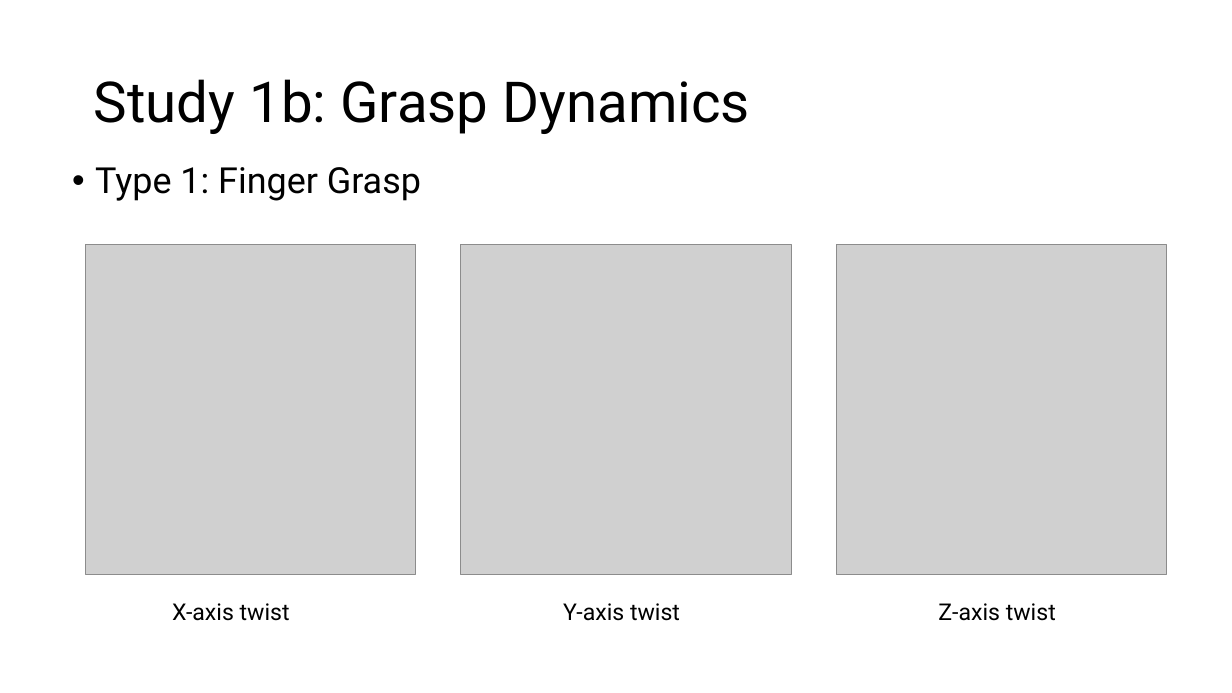
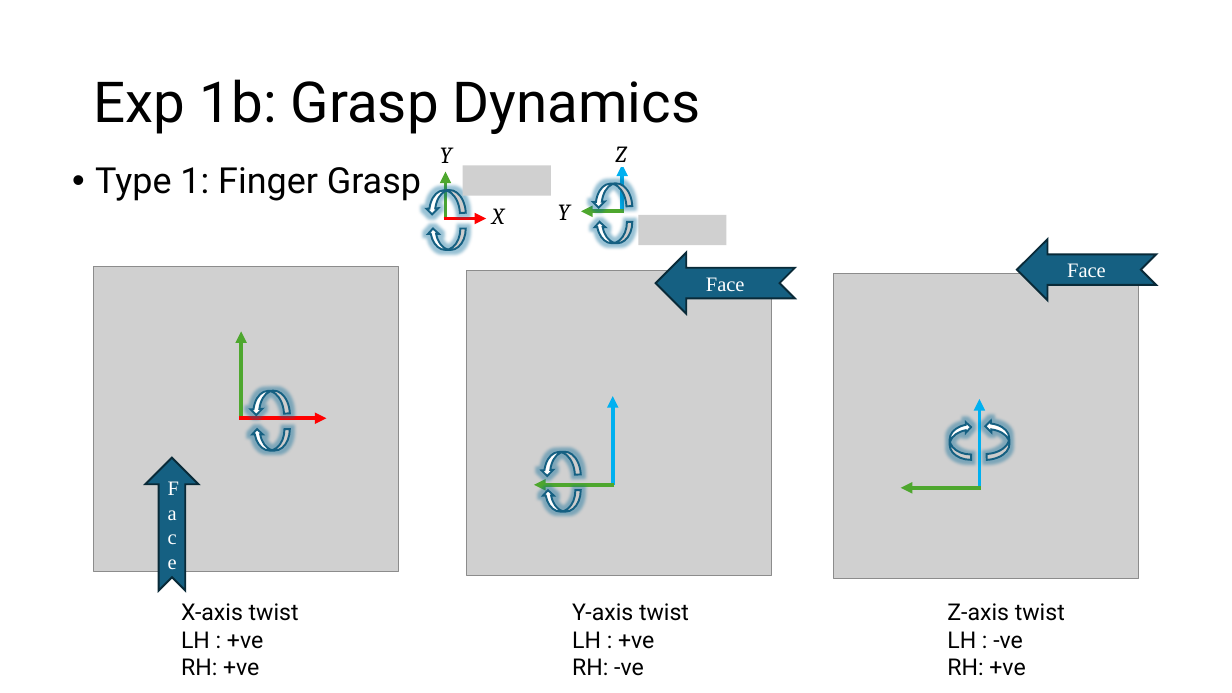
Before and after one commit to UniMelbHumanRoboticsLab/ForceMoCap, a slide deck: slide 12 of experiments/exp1/ForceMoCap Evaluation Protocol.pptx (slide 6 before the commit). Drawn at 1232x693 pixels with LibreOffice and Linux fonts; fonts in the diff are those of the drawing; grey boxes stand for pictures. Boxes give left, top, right and bottom in pixels: in the first picture for what was removed or moved away, otherwise in the second. Text is boxed around its words. In the diff, an @@ line names an element or a change of style, - is before the commit and + after.

```diff
--- a/experiments/exp1/ForceMoCap Evaluation Protocol.pptx
+++ b/experiments/exp1/ForceMoCap Evaluation Protocol.pptx
@@ title at <box>94,79,700,134</box>: text changed @@
-Study 1b: Grasp Dynamics
+Exp 1b: Grasp Dynamics
@@ group added at <box>425,147,551,250</box>: 2 arrows, 2 texts, 1 curved right arrow, 1 curved left arrow, 1 picture @@
+Y
+X
@@ group added at <box>558,146,726,246</box>: 2 arrows, 2 texts, 1 picture, 1 curved right arrow, 1 curved left arrow @@
+Z
+Y
@@ notched right arrow added at <box>1018,239,1157,300</box>, fill #156082, outline #092A39 1.5 pt, 16 pt, text #FFFFFF @@
+Face
@@ picture at <box>93,266,398,571</box>: rotation 90 to 180 degrees @@
@@ notched right arrow added at <box>656,252,796,313</box>, fill #156082, outline #092A39 1.5 pt, 16 pt, text #FFFFFF @@
+Face
@@ picture at <box>467,270,772,575</box>: rotation 90 to 0 degrees @@
@@ picture at <box>834,274,1139,579</box>: rotation 90 to 0 degrees @@
@@ arrow added from (241, 419) to (241, 332), #4EA72E 3 pt @@
@@ arrow added from (239, 419) to (326, 419), #FF0000 3 pt @@
@@ curved right arrow added at <box>249,390,290,415</box>, fill #FFFFFF, outline #156082 1.5 pt @@
@@ arrow added from (613, 485) to (613, 396), #00B0F0 3 pt @@
@@ arrow added from (980, 488) to (980, 399), #00B0F0 3 pt @@
@@ curved right arrow added at <box>985,419,1010,460</box>, fill #FFFFFF, outline #156082 1.5 pt @@
@@ curved left arrow added at <box>251,429,289,450</box>, fill #FFFFFF, outline #156082 1.5 pt @@
@@ curved left arrow added at <box>950,421,971,459</box>, fill #FFFFFF, outline #156082 1.5 pt @@
@@ notched right arrow added at <box>145,457,199,591</box>, fill #156082, outline #092A39 1.5 pt, 16 pt, text #FFFFFF @@
+Face
@@ curved right arrow added at <box>540,451,581,476</box>, fill #FFFFFF, outline #156082 1.5 pt @@
@@ arrow added from (615, 485) to (534, 485), #4EA72E 3 pt @@
@@ curved left arrow added at <box>543,490,580,511</box>, fill #FFFFFF, outline #156082 1.5 pt @@
@@ arrow added from (982, 488) to (901, 488), #4EA72E 3 pt @@
@@ text "X-axis twist": place and size @@
-text "X-axis twist" at <box>172,603,290,621</box>
+text "X-axis twist" at <box>181,603,299,676</box>
@@ text "Y-axis twist": place and size @@
-text "Y-axis twist" at <box>563,603,680,621</box>
+text "Y-axis twist" at <box>572,603,689,676</box>
@@ text "Z-axis twist": place and size @@
-text "Z-axis twist" at <box>938,603,1056,621</box>
+text "Z-axis twist" at <box>947,603,1065,676</box>
@@ text at <box>181,631,263,676</box>: paragraph added @@
+LH : +ve
+RH: +ve
@@ text at <box>572,631,654,676</box>: paragraph added @@
+LH : +ve
+RH: -ve
@@ text at <box>947,631,1025,676</box>: paragraph added @@
+LH : -ve
+RH: +ve
```
Also in this commit, not shown: 7 other slides changed, 7 slides added, 26 other files.
